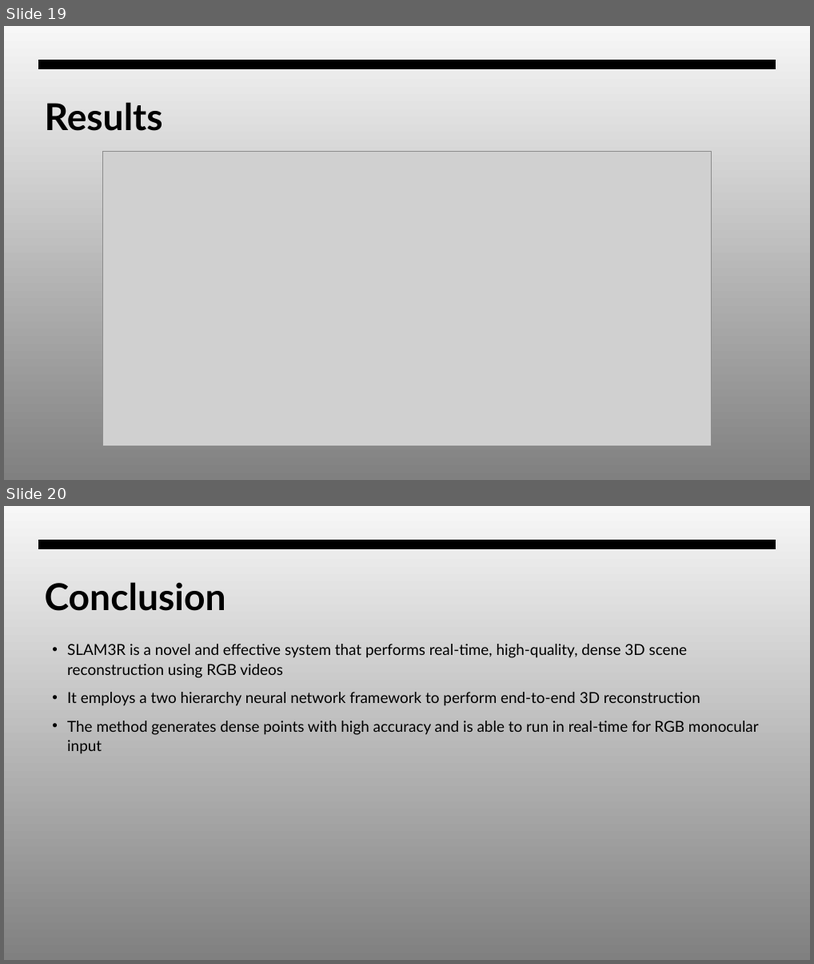
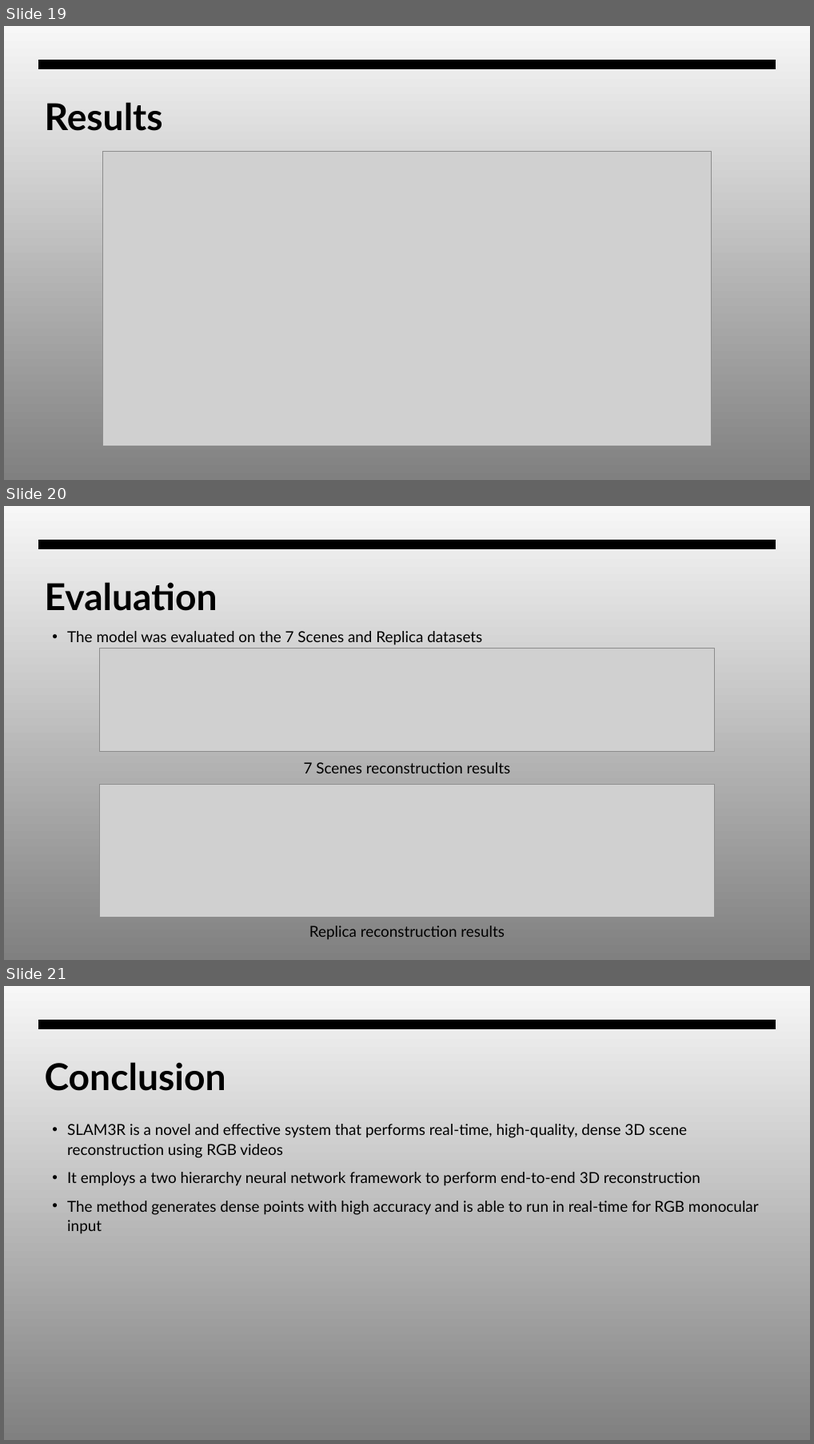
Before and after one commit to Warren-SJ/SLAM3R, a slide deck: SLAM3R.pptx. Shown one above the other, each under a label of ours: slides 19 and 20 before the commit, slides 19, 20 and 21 after it. The pictures are 814x964 and 814x1444 pixels, drawn with LibreOffice and Linux fonts; fonts in the diff are those of the drawing; grey boxes stand for pictures. Boxes give left, top, right and bottom in pixels: in the first picture for what was removed or moved away, otherwise in the second. Text is boxed around its words. In the diff, an @@ line names an element or a change of style, - is before the commit and + after.

```diff
--- a/SLAM3R.pptx
+++ b/SLAM3R.pptx
@@ slide 20 added at [4, 506, 810, 960], background gradient #F7F7F7 to #808080; not listed: 1 template element that a slide beside it also shows @@
@@ title added at [45, 582, 218, 611], 44 pt, text #000000, bold @@
+Evaluation
@@ text added at [67, 631, 482, 645], 18 pt, text #000000 @@
+• The model was evaluated on the 7 Scenes and Replica datasets
@@ picture added at [99, 648, 715, 751] @@
@@ text added at [304, 762, 511, 773], 18 pt, text #000000 @@
+7 Scenes reconstruction results
@@ picture added at [99, 784, 715, 916] @@
@@ text added at [310, 925, 505, 939], 18 pt, text #000000 @@
+Replica reconstruction results
@@ what was slide 20 is now slide 21 @@
```
Also in this commit, not shown: 4 other files.
